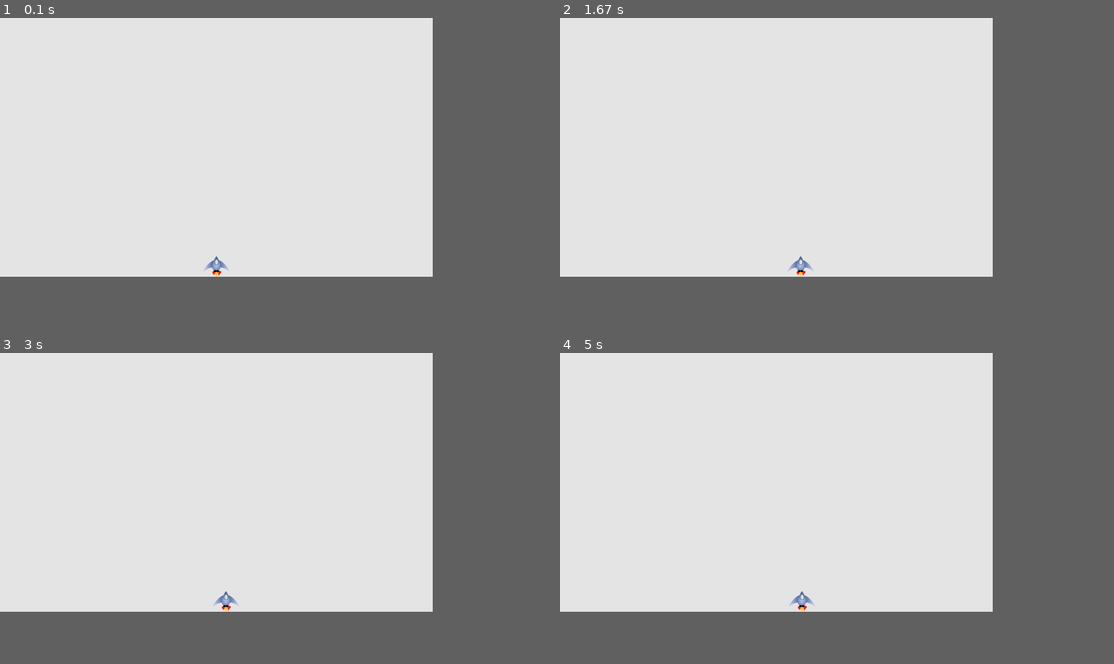
Above: before the commit, frames 1-4 (two rows, left to right).
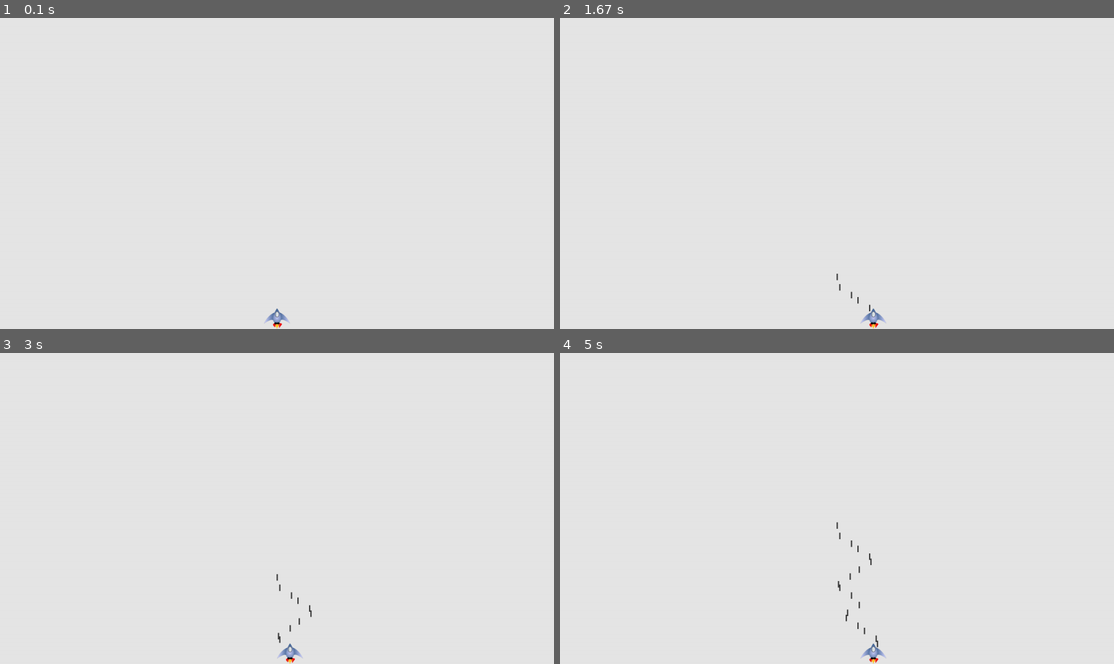
Above: after the commit, the same moments.

Repository: HBP1993/Pygame
Game: pygame game, started from alien_invasion.py
Same seed, same stepped clock (60 frames per second), same inputs: the game is played once before the commit and once after it.
Inputs:
- Up to frame 1 (0.1 s): no input
- Up to frame 2 (1.67 s): tap Space at 0.33, 0.73, 1.03, 1.23, 1.53 s; hold Right 0.67-1.13 s; hold Right 1.17-1.63 s
- Up to frame 3 (3 s): hold Left 1.67-2.2 s; tap Space at 1.73, 2.03, 2.3, 2.6, 2.73 s; hold Left 2.23-2.63 s; hold Right from 2.67 s (still down)
- Up to frame 4 (5 s): tap Space at 3.03, 3.4, 3.7, 3.9, 4.2, 4.4, 4.7, 4.9 s; release Right at 3.3 s; hold Left 3.33-3.8 s; hold Right 3.83-4.3 s; hold Right 4.33-4.8 s; hold Left from 4.83 s (still down)
The window is 703x421 before the commit and 900x506 after it. Grey fills any space a smaller window leaves; there, only what the larger window draws over its background counts as a difference.

The runs differ from the first frame. In frame 1, 0.2% of the frame differs, in the area x 36-53%, y 76-100%; in frame 2, 0.3%; in frame 3, 0.3%; in frame 4, 0.4%, in the area x 41-59%, y 54-100%.

Commit message:
Pygame Update

Diff:
--- a/alien_invasion.py
+++ b/alien_invasion.py
@@ -5,6 +5,7 @@
 
 from settings import Settings   #to make instance of setting in the project and access setting
 from ship import Ship    #to create a ship and call the ship's blitm() mathod
+from bullet import Bullet   #
 
 
 
@@ -19,11 +20,21 @@
 
 
         self.settings = Settings() #creating instance of Setting
-        self.screen = pygame.display.set_mode((1200, 800))
+        self.screen = pygame.display.set_mode((0, 0), pygame.FULLSCREEN)
+        self.settings.screen_width = self.screen.get_rect().width
+        self.settings.screen_height = self.screen.get_rect().height
+        '''When creating the screen surface, passing a size of (0, 0)
+        and the parameter pygame.FULLSCREEN, this will figure out window size'''
 
 
+        #self.screen = pygame.display.set_mode((1200, 800))
+
+
+        # pygame.display.set_mode creates display window for the game
+        # where games graphical element will be drawn
         self.screen = pygame.display.set_mode(
-            (self.settings.screen_width, self.settings.screen_height)) # we create a screen and use width and height attributes of self.settings
+            (self.settings.screen_width, self.settings.screen_height))
+        ## we create a screen and use width and height attributes of self.settings
 
         pygame.display.set_caption("Alien Invasion")
 
@@ -31,12 +42,18 @@
         self.ship = Ship(self)
         #self argument here is the instance of AlineInvasion and gives access to game's resources
 
+        self.bullets = pygame.sprite.Group()
+
+
+
+
     def run_game(self):
 
         #start the main loop for the page
         while True:
             self._check_events()
             self.ship.update() #ships position will be updated after checked for keyword events before update the screen
+            self.bullets.update() #it will automatically calls update() for each sprite in the group.
             self._update_screen() #updating the screen
 
     def _check_events(self): #simplyfying the run_game method
@@ -48,27 +65,52 @@
 
             #SHIP MOVEMENT
             elif event.type == pygame.KEYDOWN:
-                if event.key == pygame.K_RIGHT:
-                    self.ship.moving_right = True #set moving_right to true
-                    #If a KEYDOWN event occurs for the K_RIGHT key, we set moving_right to True.
+                self._check_keydown_events(event)
 
-                elif event.key == pygame.K_LEFT:
-                    self.ship.moving_left = True
-                    #If a KEYDOWN event occurs for the K_LEFT key, we set moving_left to True.
+            elif event.type == pygame.KEYUP:
+                self._check_keyup_events(event)
+
+    def _check_keydown_events(self, event):
+        #respond to keypress
+        if event.key == pygame.K_RIGHT:
+            self.ship.moving_right = True #set moving_right to true
+            #If a KEYDOWN event occurs for the K_RIGHT key, we set moving_right to True.
+
+        elif event.key == pygame.K_LEFT:
+            self.ship.moving_left = True
+            #If a KEYDOWN event occurs for the K_LEFT key, we set moving_left to True.
+
+        elif event.key == pygame.K_q: #press q to quit the game
+            sys.exit()
+
+        elif event.key == pygame.K_SPACE:
+            self._fire_bullet()
 
 
-            elif event.type == pygame.KEYUP:
-                if event.key == pygame.K_RIGHT:
-                    self.ship.moving_right = False #moving right to false
-                    #If a KEYUP event occurs for the K_RIGHT key, we set moving_right to false.
 
 
-                elif event.key == pygame.K_LEFT:
-                    self.ship.moving_left = False
-                    #If a KEYUP event occurs for the K_LEFT key, we set moving_left to False.
+    def _check_keyup_events(self, event):
+        #respond to key releases
+        if event.key == pygame.K_RIGHT:
+            self.ship.moving_right = False #moving right to false
+            #If a KEYUP event occurs for the K_RIGHT key, we set moving_right to false.
 
-                    #if the right arrow key pressed, move the ship to the right
-                    self.ship.rect.x += 1
+        elif event.key == pygame.K_LEFT:
+            self.ship.moving_left = False
+            #If a KEYUP event occurs for the K_LEFT key, we set moving_left to False.
+
+        #if the right arrow key pressed, move the ship to the right
+        #self.ship.rect.x += 1
+
+    def _fire_bullet(self):
+        #Create a new bullet and add it to the bullets group.
+        new_bullet = Bullet(self)
+        self.bullets.add(new_bullet)
+
+
+
+
+
 
     def _update_screen(self):
         #update image on the screen, and flip to the new screen
@@ -80,7 +122,8 @@
         #calling ship.blitme() to appear the ship on top of the background
 
 
-
+        for bullet in self.bullets.sprites():
+            bullet.draw_bullet()
 
         #make the most recently drawn screen visible
         pygame.display.flip()
--- /dev/null
+++ b/bullet.py
@@ -0,0 +1,43 @@
+from re import S
+import pygame
+
+from pygame.sprite import Sprite #The Bullet class inherits from Sprite
+#related elements can be grouped together by using sprite
+
+class Bullet(Sprite):
+    #A class to manage bullets fired from the ship
+
+    def __init__(self, ai_game):
+        #Create a bullet object at the ship's current position.
+        super().__init__()
+        self.screen = ai_game.screen
+        self.settings = ai_game.settings
+        self.color = self.settings.bullet_color
+
+        # Create a bullet rect at (0, 0) and then set correct position.
+        # build a rect from scratch using the pygame.Rect() class.
+
+        self.rect = pygame.Rect(0, 0, self.settings.bullet_width,
+                                self.settings.bullet_height)
+
+        self.rect.midtop = ai_game.ship.rect.midtop
+        #set the bullet’s midtop attribute to match the ship’s midtop attribute
+        #and make it look like bullet fired from the ship
+
+        # Store the bullet's position as a decimal value.
+        self.y = float(self.rect.y)
+
+
+    def update(self): #The update() method manages the bullet’s position.
+        #move the bullet up the screen
+
+        #update the decimal position of the bullet
+        self.y -= self.settings.bullet_speed
+
+        # Update the rect position. and use the value of self.y to set the value of self.rect.y
+        self.rect.y = self.y
+
+    def draw_bullet(self):
+        #Draw the bullet to the screen. draw.rect() function fills the part of the screen
+        # defined by the bullet’s rect with the color stored in self.color
+        pygame.draw.rect(self.screen, self.color, self.rect)
--- a/settings.py
+++ b/settings.py
@@ -7,3 +7,11 @@
         self.screen_width = 1000
         self.screen_height = 600
         self.bg_color = (230, 230, 230) #tuple
+        self.ship_speed = 1.5
+
+        #bullet Setting
+
+        self.bullet_speed = 1.0
+        self.bullet_width = 3
+        self.bullet_height = 15
+        self.bullet_color = (60, 60, 60)
--- a/ship.py
+++ b/ship.py
@@ -10,6 +10,11 @@
 
         self.screen = ai_game.screen # Assigning the screen to the attribute of ship
         #to access all methods of this class
+
+        self.settings = ai_game.settings
+        #We create a settings attribute for Ship, so we can use it in update()
+
+
 
         self.screen_rect = ai_game.screen.get_rect()
         #we access the screen’s rect attribute using the get_rect() method
@@ -24,6 +29,14 @@
         # start each new ship at the bottom center of the screen
         self.rect.midbottom = self.screen_rect.midbottom
 
+
+
+        # Store a decimal value for the ship's horizontal position.
+        #need to assign the position to a variable that can store a decimal value.
+        #self.x attribute that can hold decimal values
+        self.x = float(self.rect.x)
+
+
         #movement flag
         self.moving_right = False
         self.moving_left = False
@@ -32,12 +45,25 @@
         #self.moving_right attribute in the __init__() method and set it  to False initially
         #adding update() move the ship right if the flag is true
         #update the ship's position based on the movement flag
-        if self.moving_right:
-            self.rect.x += 1
 
-        if self.moving_left:
-            self.rect.x -= 1
+        if self.moving_right and self.rect.right < self.screen_rect.right:
+            #. If the value of right side is less than the value returned by
+            # self.screen _rect.right, the ship hasn’t reached the right edge of the screen
 
+
+            self.x += self.settings.ship_speed
+            #from ship class: update the ship's x value, not the rect.
+
+
+
+        if self.moving_left and self.rect.left > 0:
+            #if the value of the left side of the rect is greater than zero,
+            # the ship hasn’t reached the left edge of the screen
+            self.x -= self.settings.ship_speed
+            #from ship class: update the ship's x value, not the rect.
+
+        # Update rect object from self.x.
+        self.rect.x = self.x
 
     def blitme(self):
         #draw the ship image at its current location by self.rect
